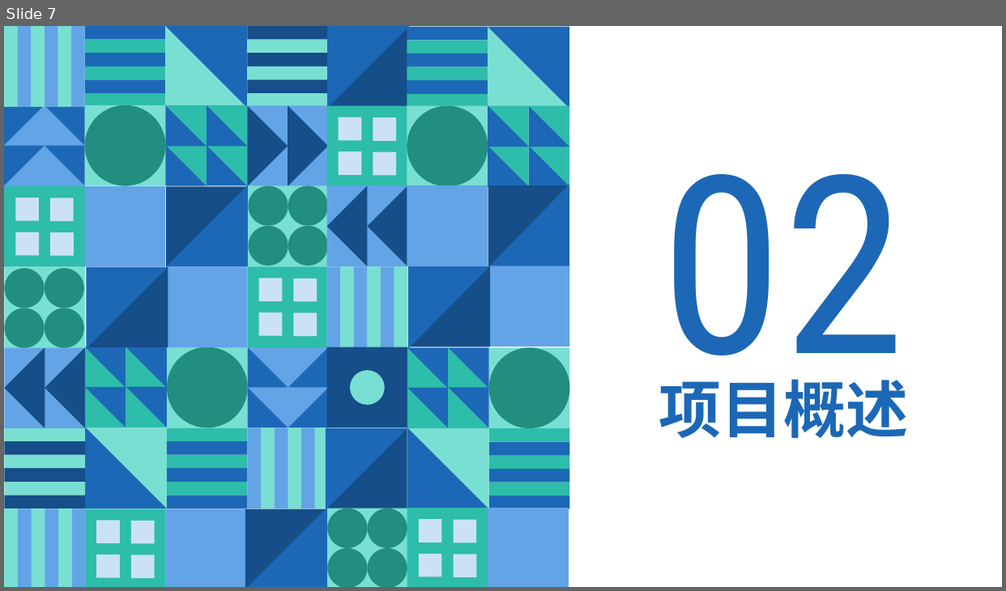
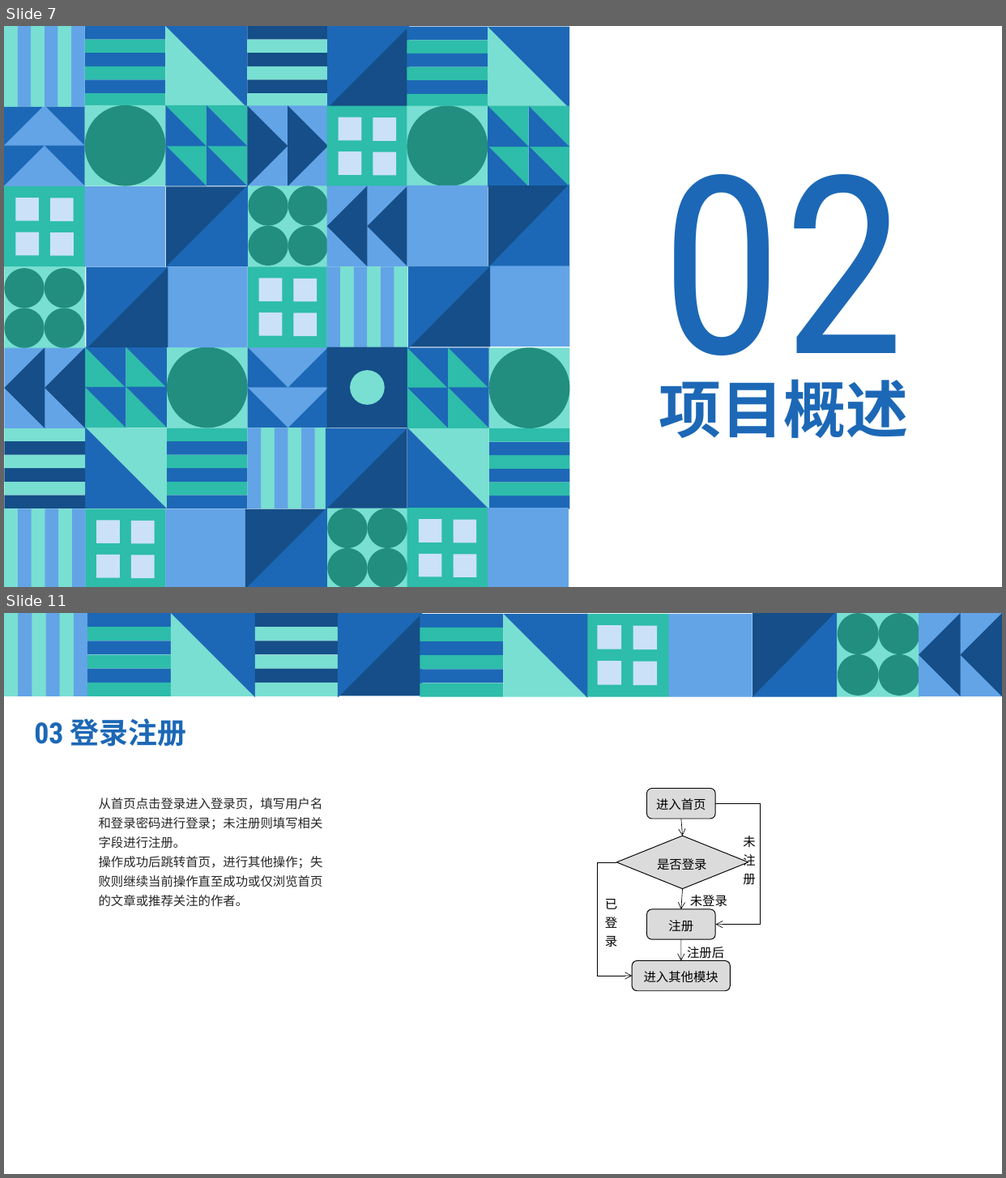
Before and after one commit to mytac/blog-system-with-vue, a slide deck: 附件/EC012359BBDB9B6890A962B992947272.pptx. Shown one above the other, each under a label of ours: slide 7 before the commit, slides 7 and 11 after it; the slides between them are not shown. The pictures are 1006x591 and 1006x1178 pixels, drawn with LibreOffice and Linux fonts; fonts in the diff are those of the drawing. Boxes give left, top, right and bottom in pixels: in the first picture for what was removed or moved away, otherwise in the second. Text is boxed around its words. In the diff, an @@ line names an element or a change of style, - is before the commit and + after.

```diff
--- a/附件/EC012359BBDB9B6890A962B992947272.pptx
+++ b/附件/EC012359BBDB9B6890A962B992947272.pptx
@@ slide 11 added at box(4, 613, 1002, 1174), background #FFFFFF @@
@@ group added at box(4, 613, 87, 696): 7 rectangles @@
@@ right triangle added at box(171, 613, 254, 696), fill #79DFD2 @@
@@ right triangle added at box(171, 613, 256, 697), fill #1C68B6 @@
@@ right triangle added at box(338, 613, 423, 697), fill #1C68B6 @@
@@ right triangle added at box(339, 613, 422, 696), fill #154E88 @@
@@ right triangle added at box(503, 614, 586, 697), fill #79DFD2 @@
@@ right triangle added at box(503, 614, 588, 698), fill #1C68B6 @@
@@ rectangle added at box(669, 614, 752, 697), fill #63A4E7 @@
@@ right triangle added at box(752, 613, 837, 697), fill #1C68B6 @@
@@ right triangle added at box(753, 613, 836, 697), fill #154E88 @@
@@ rectangle added at box(918, 613, 1002, 696), fill #63A4E7 @@
@@ triangle added at box(918, 613, 961, 696), fill #154E88 @@
@@ triangle added at box(961, 613, 1002, 696), fill #154E88 @@
@@ group added at box(586, 614, 669, 697): 5 rectangles @@
@@ group added at box(837, 613, 920, 697): 4 ellipses, 1 rectangle @@
@@ group added at box(87, 613, 170, 697): 6 rectangles @@
@@ group added at box(255, 613, 338, 697): 6 rectangles @@
@@ group added at box(420, 614, 503, 697): 6 rectangles @@
@@ text added at box(34, 718, 187, 747), 28 pt, text #1C68B6, bold @@
+03 登录注册
@@ text added at box(99, 798, 323, 907), 12 pt, text #262626 @@
+从首页点击登录进入登录页，填写用户名和登录密码进行登录；未注册则填写相关字段进行注册。
+操作成功后跳转首页，进行其他操作；失败则继续当前操作直至成功或仅浏览首页的文章或推荐关注的作者。
@@ group added at box(597, 788, 760, 991): 4 texts, 3 rounded rectangles, 3 arrows, 2 elbow arrows, 1 diamond @@
+进入首页
+进入其他模块
+注册
+已登录
+未登录
+注册后
+未注册
+是否登录
```
Also in this commit, not shown: 5 slides changed, 6 other slides added, 3 slides removed, 9 other files.
